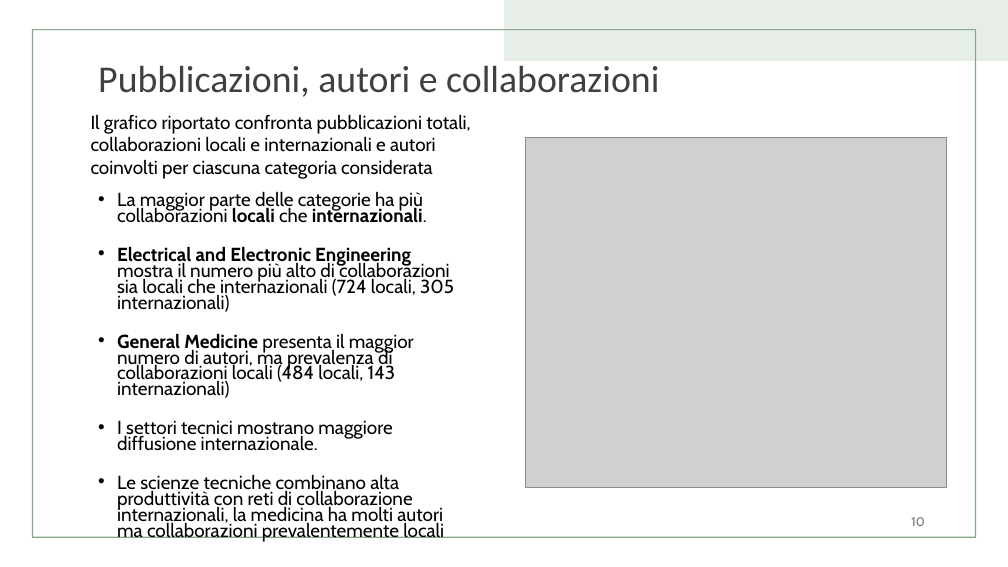
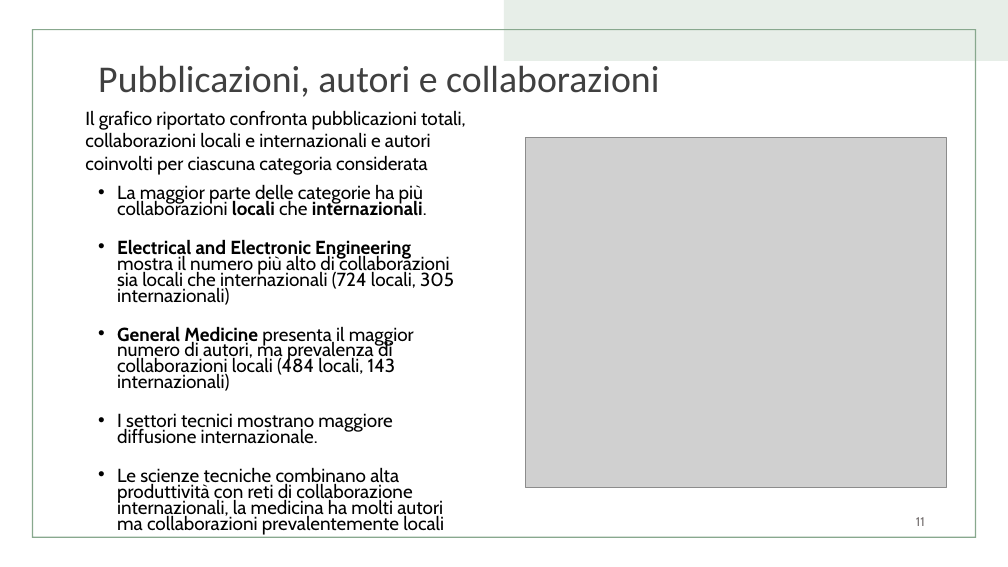
Before and after one commit to sofia-223/UnimoreKnowledgeGraph, a slide deck: slide 11 of Analysis of Thematica Crtitical Mass in the UNIMORE presentazione.pptx (slide 10 before the commit). Drawn at 1008x567 pixels with LibreOffice and Linux fonts; fonts in the diff are those of the drawing; grey boxes stand for pictures. Boxes give left, top, right and bottom in pixels: in the first picture for what was removed or moved away, otherwise in the second. Text is boxed around its words. In the diff, an @@ line names an element or a change of style, - is before the commit and + after.

```diff
--- a/Analysis of Thematica Crtitical Mass in the UNIMORE presentazione.pptx
+++ b/Analysis of Thematica Crtitical Mass in the UNIMORE presentazione.pptx
@@ text "Il grafico riportato confronta pubblicazioni ...": place and size @@
-text "Il grafico riportato confronta pubblicazioni ..." at <box>91,114,471,179</box>
+text "Il grafico riportato confronta pubblicazioni ..." at <box>85,110,466,175</box>
@@ text "La maggior parte delle categorie ..." rewrapped from <box>117,191,454,526</box> to <box>117,184,454,535</box> @@
@@ page number at <box>916,517,925,526</box>: text changed @@
-10
+11
```
Also in this commit, not shown: 7 other slides changed, 1 slide added, 1 other file.
